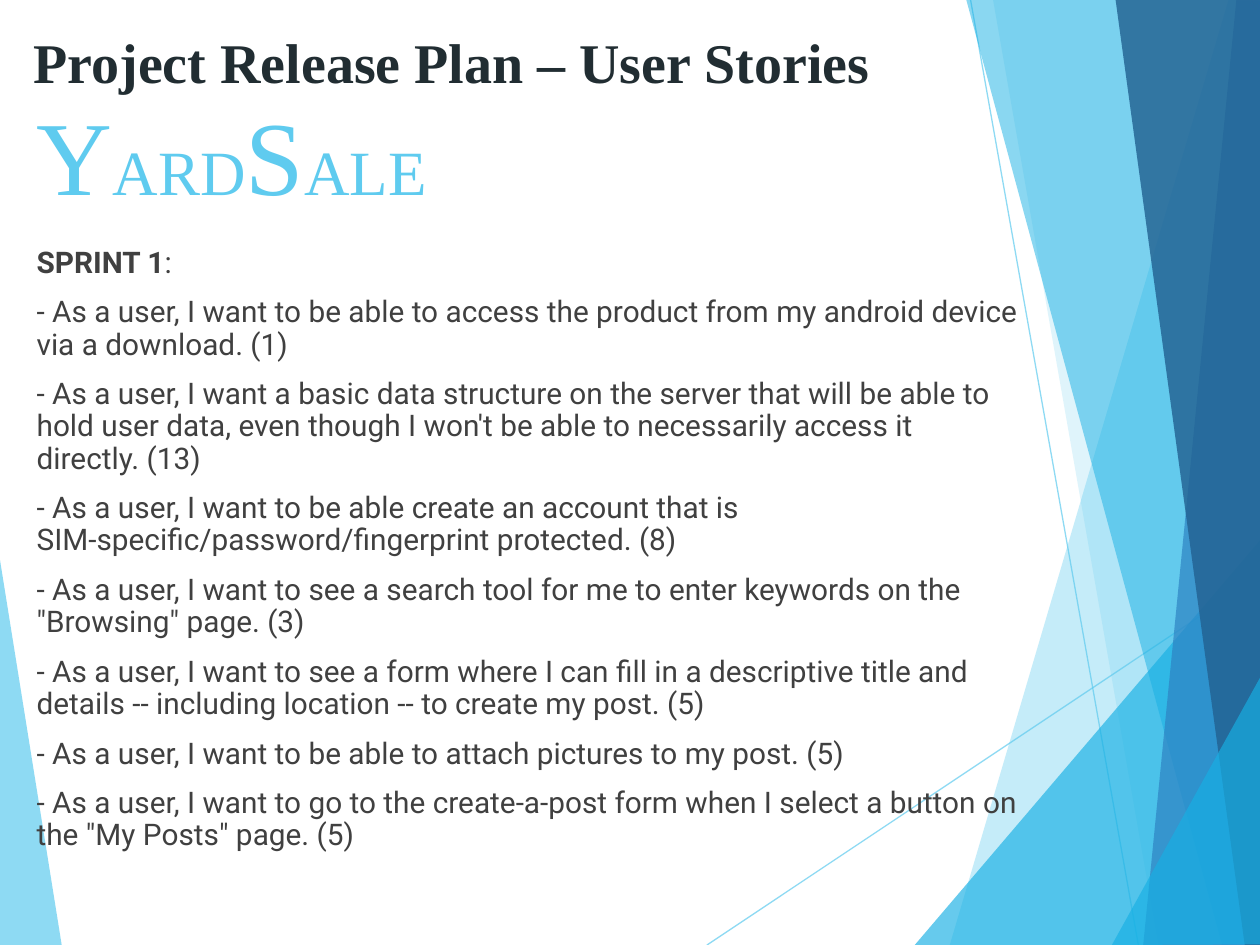
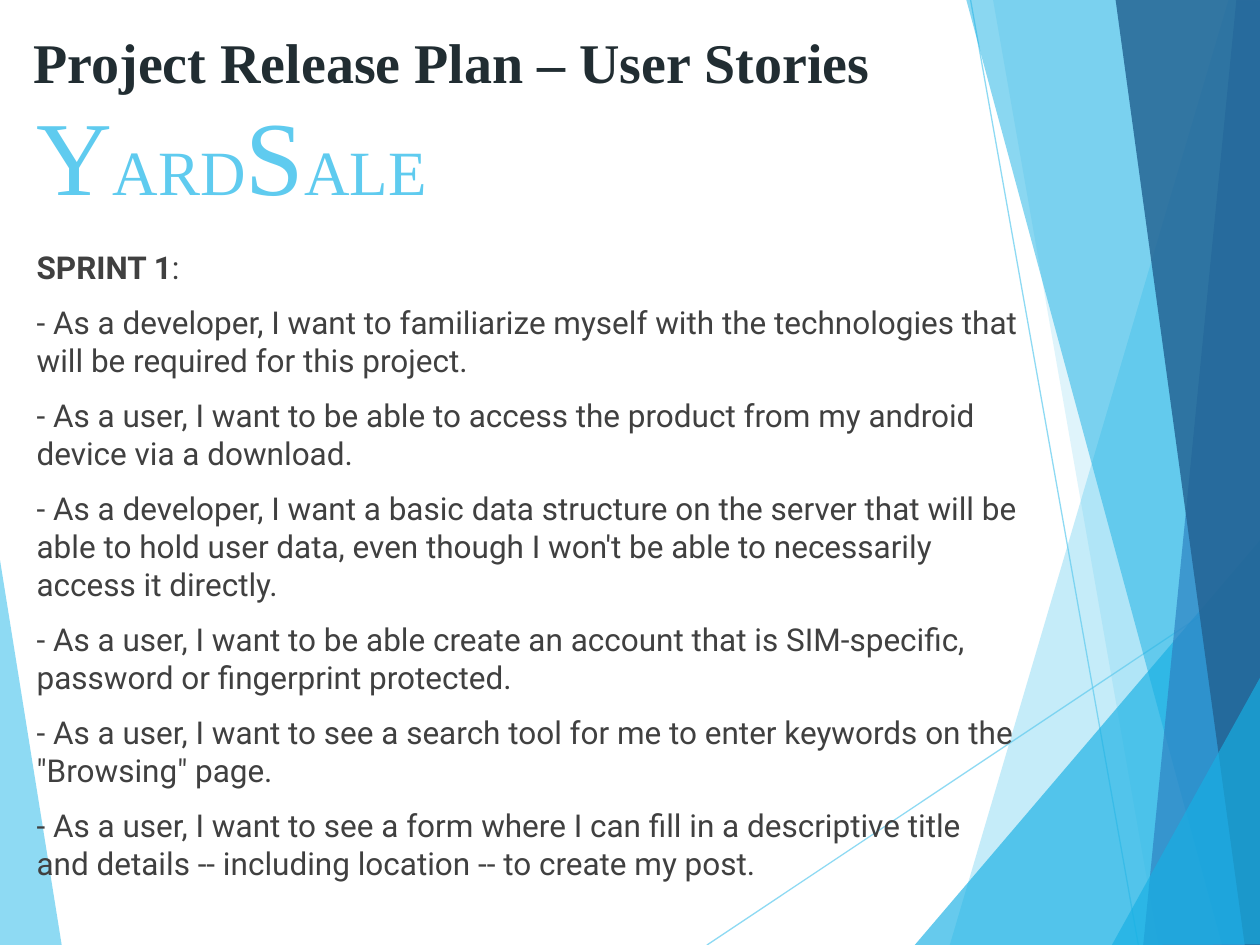
Before and after one commit to wang1kevin1/YardSale, a slide deck: slide 3 of Documents/ProjectRelease_v1.0.ppt. Drawn at 1260x945 pixels with LibreOffice and Linux fonts; fonts in the diff are those of the drawing. Boxes give left, top, right and bottom in pixels: in the first picture for what was removed or moved away, otherwise in the second. Text is boxed around its words. In the diff, an @@ line names an element or a change of style, - is before the commit and + after.

Commit message:
updated Project Release presentation with Sprint 4

```diff
--- a/Documents/ProjectRelease_v1.0.ppt
+++ b/Documents/ProjectRelease_v1.0.ppt
@@ text at [37,256,180,280]: size 17 to 18 pt in "SPRINT 1:"; line spacing 0.9 to 1 @@
@@ text at [37,310,1017,883]: text changed; size 17 to 18 pt @@
-- As a user, I want to be able to access the product from my android device via a download. (1)
-- As a user, I want a basic data structure on the server that will be able to hold user data, even though I won't be able to necessarily access it directly. (13)
-- As a user, I want to be able create an account that is SIM-specific/password/fingerprint protected. (8)
-- As a user, I want to see a search tool for me to enter keywords on the "Browsing" page. (3)
-- As a user, I want to see a form where I can fill in a descriptive title and details -- including location -- to create my post. (5)
-- As a user, I want to be able to attach pictures to my post. (5)
-- As a user, I want to go to the create-a-post form when I select a button on the "My Posts" page. (5)
+- As a developer, I want to familiarize myself with the technologies that will be required for this project.
+- As a user, I want to be able to access the product from my android device via a download.
+- As a developer, I want a basic data structure on the server that will be able to hold user data, even though I won't be able to necessarily access it directly.
+- As a user, I want to be able create an account that is SIM-specific, password or fingerprint protected.
+- As a user, I want to see a search tool for me to enter keywords on the "Browsing" page.
+- As a user, I want to see a form where I can fill in a descriptive title and details -- including location -- to create my post.
```
Also in this commit, not shown: 5 other slides changed, 1 slide added.
